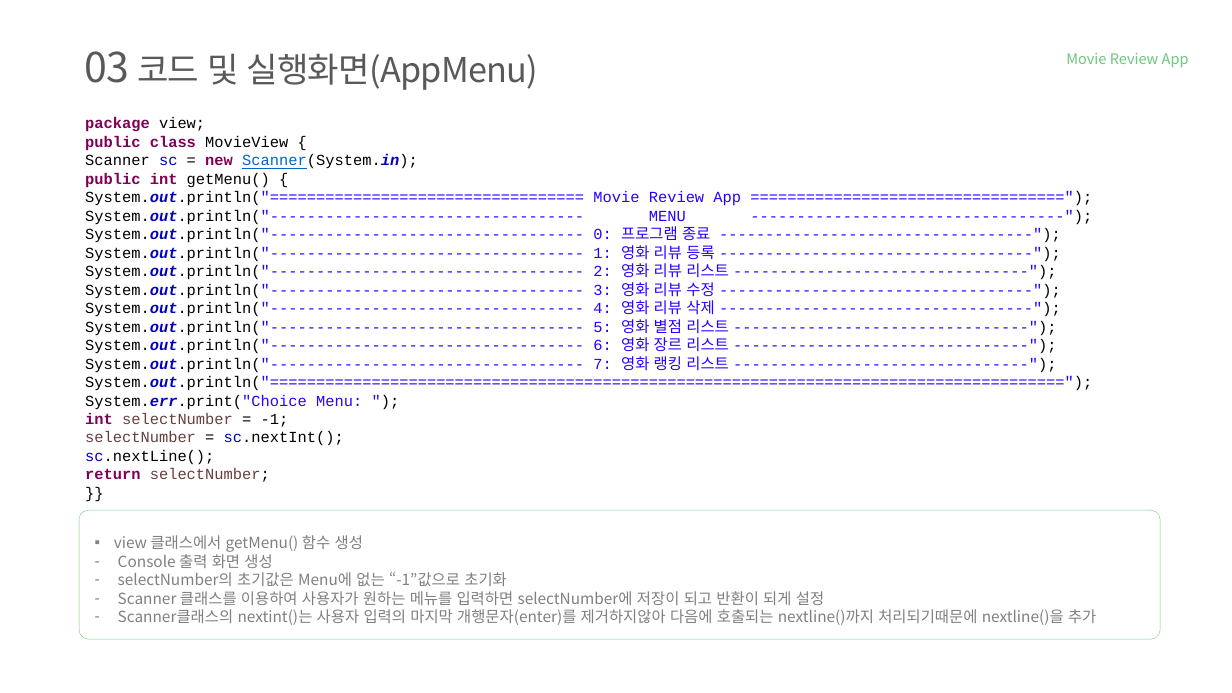
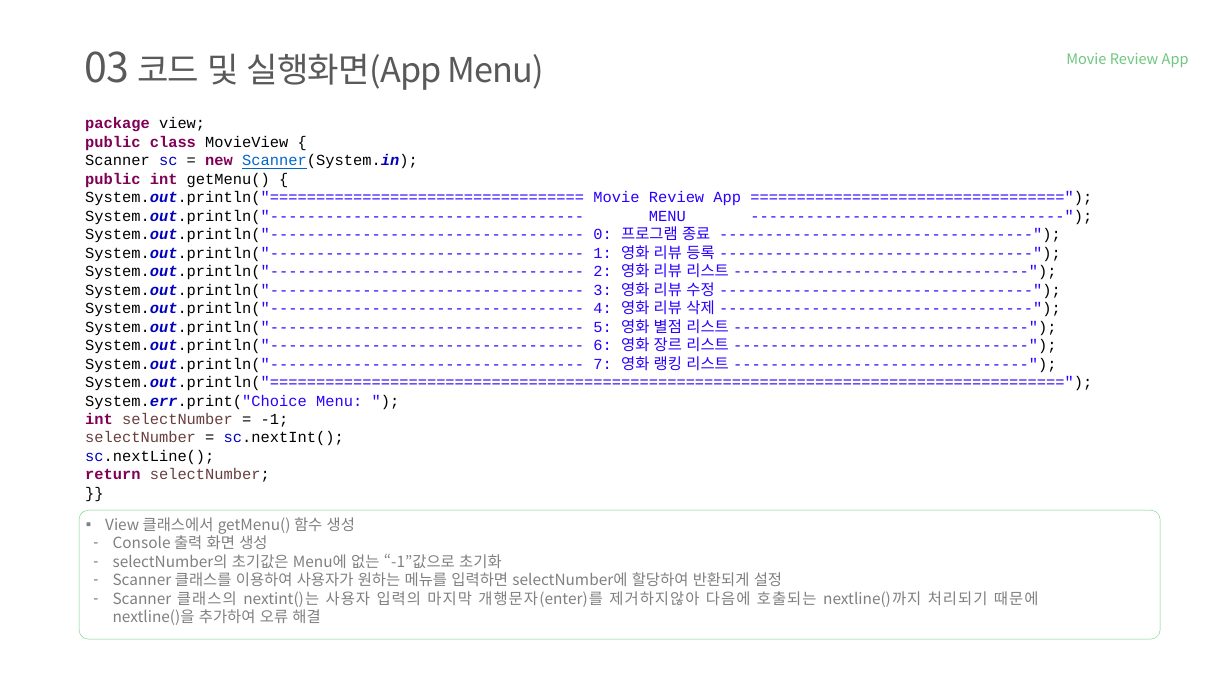
Before and after one commit to tnwjd121/MovieApp, a slide deck: slide 6 of ppt/국비(정보처리기능사)_백수정.pptx. Drawn at 1232x693 pixels with LibreOffice and Linux fonts; fonts in the diff are those of the drawing; background and template pictures are left out. Boxes give left, top, right and bottom in pixels: in the first picture for what was removed or moved away, otherwise in the second. Text is boxed around its words. In the diff, an @@ line names an element or a change of style, - is before the commit and + after.

```diff
--- a/ppt/국비(정보처리기능사)_백수정.pptx
+++ b/ppt/국비(정보처리기능사)_백수정.pptx
@@ text at [84, 51, 544, 90]: spaces changed @@
-03 코드 및 실행화면(AppMenu)
+03 코드 및 실행화면(App Menu)
@@ text "View 클래스에서 getMenu() 함수 생성": place and size @@
-text "View 클래스에서 getMenu() 함수 생성" at [114, 535, 1096, 625]
+text "View 클래스에서 getMenu() 함수 생성" at [105, 517, 1039, 625]
@@ text at [105, 517, 355, 534]: text changed @@
-▪ view 클래스에서 getMenu() 함수 생성
+▪ View 클래스에서 getMenu() 함수 생성
@@ text at [113, 533, 502, 568]: indent changed @@
@@ text at [113, 572, 1039, 625]: text changed @@
-– Scanner 클래스를 이용하여 사용자가 원하는 메뉴를 입력하면 selectNumber에 저장이 되고 반환이 되게 설정
-– Scanner클래스의 nextint()는 사용자 입력의 마지막 개행문자(enter)를 제거하지않아 다음에 호출되는 nextline()까지 처리되기때문에 nextline()을 추가
+– Scanner 클래스를 이용하여 사용자가 원하는 메뉴를 입력하면 selectNumber에 할당하여 반환되게 설정
+– Scanner 클래스의 nextint()는 사용자 입력의 마지막 개행문자(enter)를 제거하지않아 다음에 호출되는 nextline()까지 처리되기 때문에 nextline()을 추가하여 오류 해결
```
Also in this commit, not shown: 19 other slides changed.
